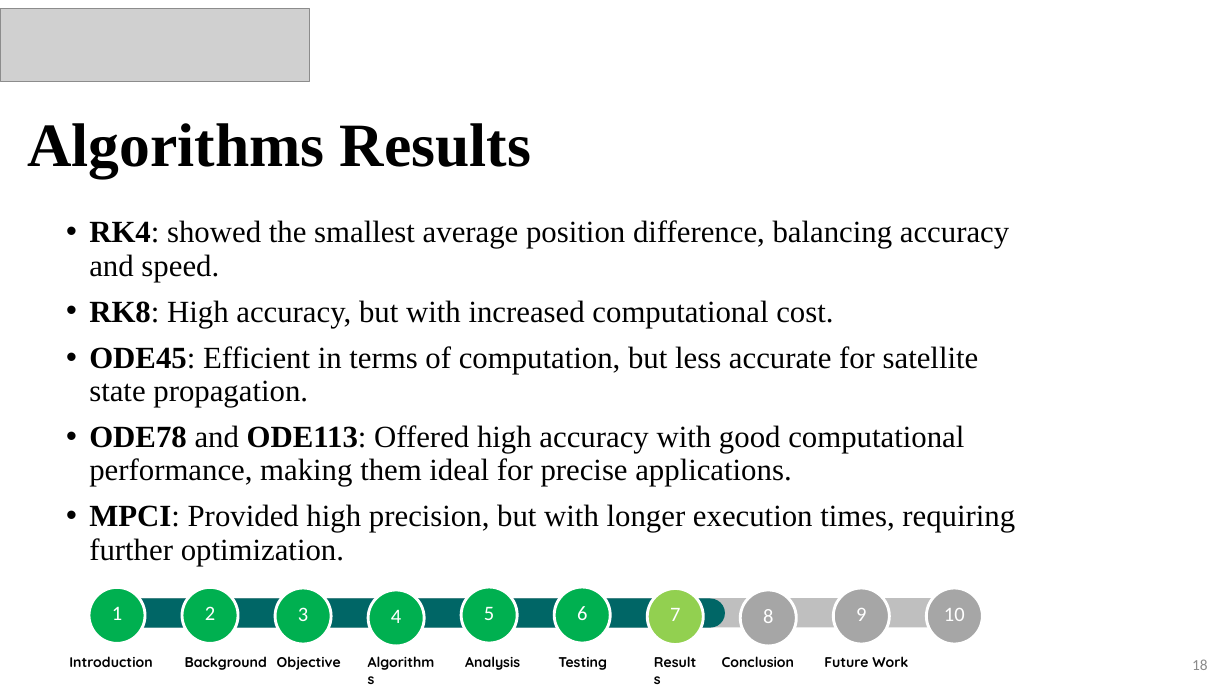
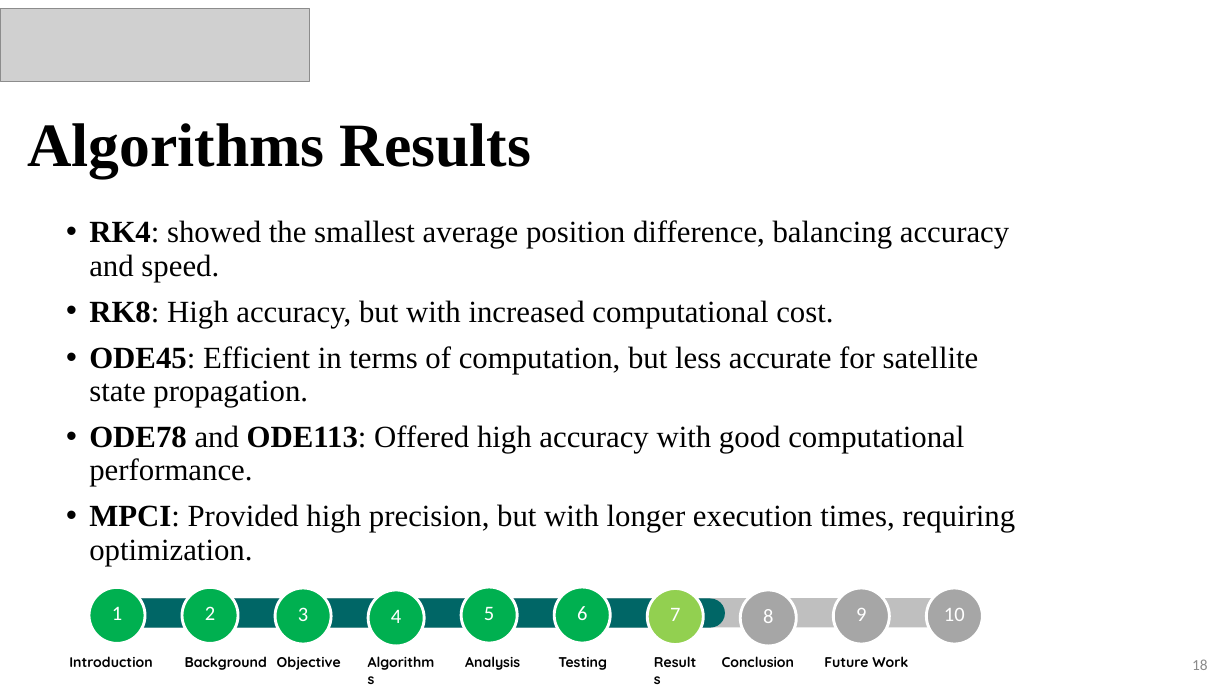
Before and after one commit to BraudeMechInd4-0/Autonomous-satellite-, a slide deck: slide 18 of project/Project presenation/Project Final A.pptx. Drawn at 1232x693 pixels with LibreOffice and Linux fonts; fonts in the diff are those of the drawing; grey boxes stand for pictures. Boxes give left, top, right and bottom in pixels: in the first picture for what was removed or moved away, otherwise in the second. Text is boxed around its words. In the diff, an @@ line names an element or a change of style, - is before the commit and + after.

```diff
--- a/project/Project presenation/Project Final A.pptx
+++ b/project/Project presenation/Project Final A.pptx
@@ text at (89,425,1015,566): text changed @@
-• ODE78 and ODE113: Offered high accuracy with good computational performance, making them ideal for precise applications.
-• MPCI: Provided high precision, but with longer execution times, requiring further optimization.
+• ODE78 and ODE113: Offered high accuracy with good computational performance.
+• MPCI: Provided high precision, but with longer execution times, requiring optimization.
```
Also in this commit, not shown: 2 other slides changed.
